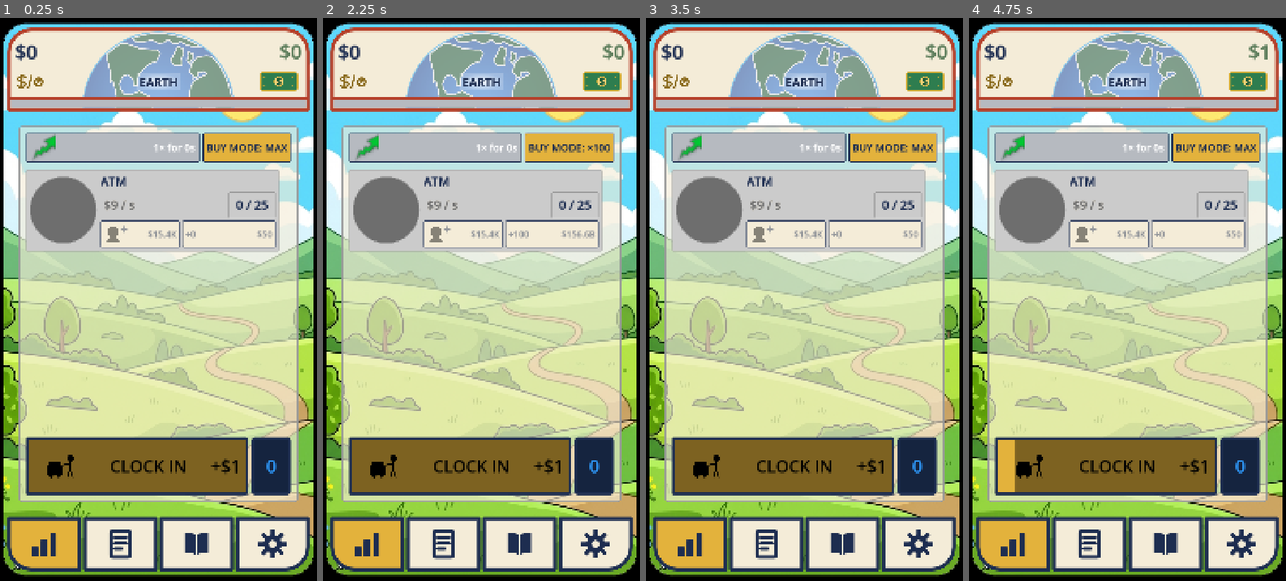
Above: before the commit, frames 1-4 (left to right).
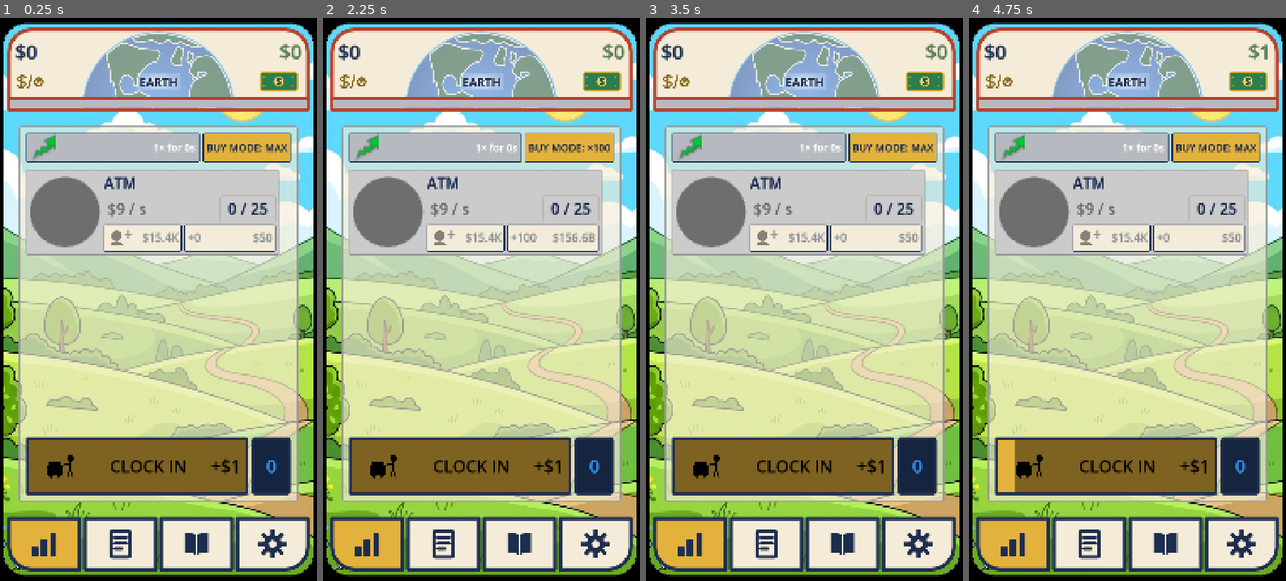
Above: after the commit, the same moments.

Repository: TimGoergen/american-tycoon
Game: Godot game, scene res://Main.tscn
The game is run twice, just before and just after one commit, with the same random seed, the same clock (stepped at 60 frames per second) and the same inputs.
Inputs (mouse positions are in pixels of both pictures, inside the frame that each line leads up to):
- Up to frame 1 (0.25 s): no input
- Up to frame 2 (2.25 s): click "BUY MODE: MAX" at 0.5 s; click "BUY MODE: ×1" at 1.25 s; click "BUY MODE: ×10" at 2 s
- Up to frame 3 (3.5 s): click "BUY MODE: ×100" at 2.75 s
- Up to frame 4 (4.75 s): click (1105, 468) at 3.5 s; click (1013, 541) at 4.27 s

The runs differ from the first frame. In frame 1, 2.9% of the frame differs, in the area x 8-89%, y 28-43%; in frame 2, 3.1%; in frame 3, 2.9%; in frame 4, 2.9%.

Commit message:
Property panel text +25% across the board
Name 41->51, count/income band 41->51, buy/hire labels 30->38, hire
"+" 42->52, portrait "LVL n" fraction 0.30->0.375.

Co-Authored-By: Claude Fable 5 <noreply@anthropic.com>
Claude-Session: https://claude.ai/code/session_01V2mTLbKztKGNf3y2Xw5aUW

Diff:
--- a/game/scripts/ui/ManagerCircle.gd
+++ b/game/scripts/ui/ManagerCircle.gd
@@ -45,7 +45,7 @@
 const LEVELED_PORTRAIT_DIAMETER_FRACTION := 0.78  # authored portraits fill the disc normally; less when leveled
 const LEVELED_ICON_RAISE_FRACTION := 0.18         # how far (× radius) the art rises
 const LEVEL_TEXT_BASELINE_FRACTION := 0.62        # text baseline below center (× radius)
-const LEVEL_FONT_FRACTION := 0.30                 # font size (× radius)
+const LEVEL_FONT_FRACTION := 0.375                # font size (× radius); +25% (Tim, 2026-07-05)
 
 enum PortraitMode { LOCKED, UNSTAFFED, STAFFED }
 
--- a/game/scripts/ui/PropertyRow.gd
+++ b/game/scripts/ui/PropertyRow.gd
@@ -140,20 +140,22 @@
 ## its rows, so growing the two row constants grows the whole panel (and the portrait
 ## disc with it, via PORTRAIT_HEIGHT_FRACTION).
 const BUTTON_ROW_HEIGHT := 92
-## A touch under FONT_BUTTON (34) so long cost numbers on the buy/hire buttons have more room
-## before the caption and cost start crowding each other (Tim, 2026-07-01).
-const BUTTON_LABEL_FONT_SIZE := 30
+## Buy/hire button label size. Was a touch under FONT_BUTTON so long costs had room
+## (Tim, 2026-07-01); +25% in the all-panel-text-larger pass (30 → 38, Tim 2026-07-05).
+const BUTTON_LABEL_FONT_SIZE := 38
 
 ## Property-row readability pass (Tim, 2026-07-01): the row is taller and its labels bigger.
-## The property NAME reads in bold on the top line at this size.
-const NAME_FONT_SIZE := UiPalette.FONT_SUBHEAD
+## The property NAME reads in bold on the top line at this size — FONT_SUBHEAD (41) + 25%
+## from the all-panel-text-larger pass (Tim, 2026-07-05).
+const NAME_FONT_SIZE := 51
 ## Shared height of the second row's two elements — the cycle progress bar and the outlined
 ## "owned / next-threshold" count chip — kept equal so they read as one aligned band.
 ## Raised 52 → 60 (2026-07-05 taller-panel pass), then +50% → 90 (Tim, same day).
 const SECOND_ROW_HEIGHT := 90
 ## Font for the count-panel text and the per-cycle income readout above the bar.
-## Stepped up FONT_BODY (32) → FONT_SUBHEAD (41) with the 50%-taller band (Tim, 2026-07-05).
-const SECOND_ROW_FONT_SIZE := UiPalette.FONT_SUBHEAD
+## FONT_BODY (32) → FONT_SUBHEAD (41) with the 50%-taller band, then +25% in the
+## all-panel-text-larger pass (→ 51, Tim 2026-07-05).
+const SECOND_ROW_FONT_SIZE := 51
 
 var _manager_circle: ManagerCircle
 var _name_label: Label
@@ -878,7 +880,8 @@
 	## 56 → 62 in the taller-panel pass (Tim, 2026-07-05).
 	const ICON_SIZE := 62.0
 	## The plus is bigger than the button's cost text so it carries as a symbol.
-	const PLUS_FONT_SIZE := 42
+	## +25% in the all-panel-text-larger pass (42 → 52, Tim 2026-07-05).
+	const PLUS_FONT_SIZE := 52
 	## Gap between the face's visible right edge and the plus.
 	const PAIR_GAP := 3.0
 	## Distance from the "+" glyph's VISUAL top down to its text baseline, as a fraction
